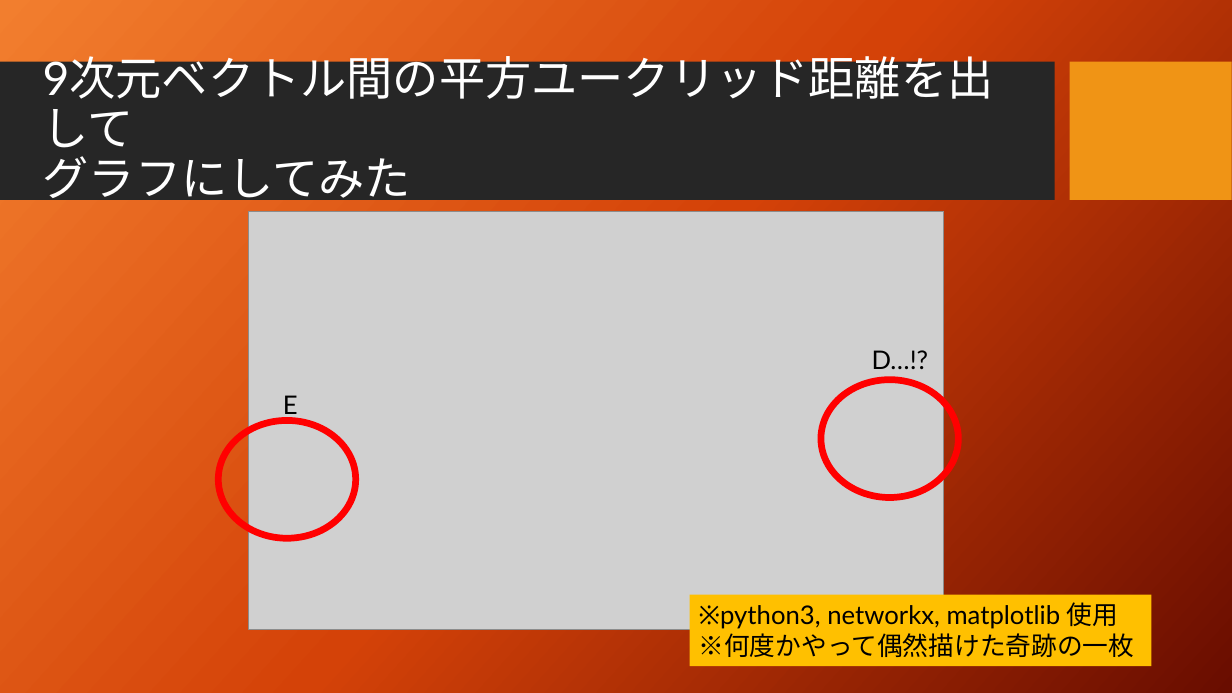
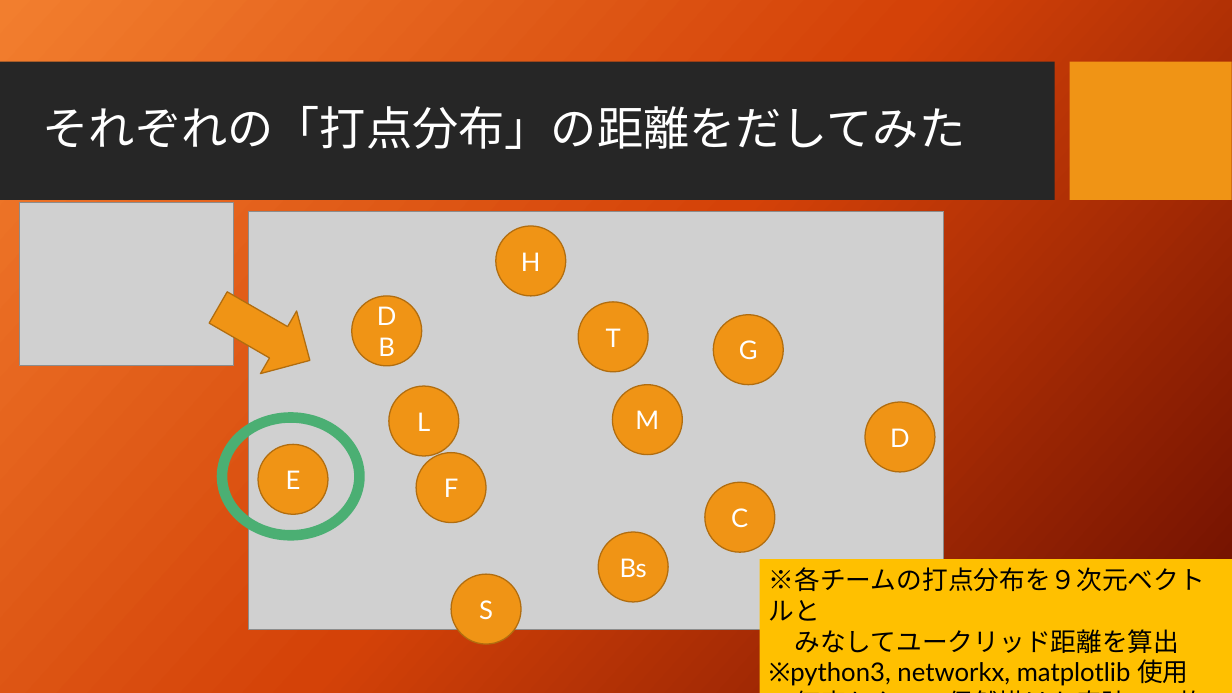
Before and after one commit to taichiw/baseball201712, a slide deck: slide 15 of 2番ペゲーロとは何だったのか.pptx (slide 12 before the commit). Drawn at 1232x693 pixels with LibreOffice and Linux fonts; fonts in the diff are those of the drawing; grey boxes stand for pictures; background and template pictures are left out. Boxes give left, top, right and bottom in pixels: in the first picture for what was removed or moved away, otherwise in the second. Text is boxed around its words. In the diff, an @@ line names an element or a change of style, - is before the commit and + after.

```diff
--- a/2番ペゲーロとは何だったのか.pptx
+++ b/2番ペゲーロとは何だったのか.pptx
@@ title at <box>43,106,966,149</box>: text changed @@
-9次元ベクトル間の平方ユークリッド距離を出して
-グラフにしてみた
+それぞれの「打点分布」の距離をだしてみた
@@ picture added at <box>19,202,234,366</box> @@
@@ ellipse added at <box>496,226,567,297</box>, fill #F09415, outline #B26D10 1 pt, 20 pt, text #FFFFFF @@
+H
@@ right arrow added at <box>201,276,329,391</box>, fill #F09415, outline #B26D10 1 pt @@
@@ ellipse added at <box>352,296,422,366</box>, fill #F09415, outline #B26D10 1 pt, 20 pt, text #FFFFFF @@
+DB
@@ ellipse added at <box>579,302,649,372</box>, fill #F09415, outline #B26D10 1 pt, 20 pt, text #FFFFFF @@
+T
@@ ellipse added at <box>714,315,784,385</box>, fill #F09415, outline #B26D10 1 pt, 20 pt, text #FFFFFF @@
+G
@@ ellipse added at <box>389,386,459,457</box>, fill #F09415, outline #B26D10 1 pt, 20 pt, text #FFFFFF @@
+L
@@ ellipse added at <box>613,384,683,455</box>, fill #F09415, outline #B26D10 1 pt, 20 pt, text #FFFFFF @@
+M
@@ ellipse removed at <box>822,380,959,497</box> @@
@@ ellipse: place and size @@
-ellipse at <box>218,421,356,538</box>
+ellipse at <box>222,418,360,535</box>
@@ ellipse at <box>222,418,360,535</box>: outline #FF0000 5.25 pt to #4BAF73 8.25 pt @@
@@ ellipse "D": place and size @@
-ellipse "D" at <box>872,350,929,369</box>
+ellipse "D" at <box>865,402,935,472</box>
@@ ellipse "D" at <box>865,402,935,472</box>: vertical alignment top to middle; fill none to #F09415; outline none to #B26D10 1 pt @@
@@ ellipse "E": place and size @@
-ellipse "E" at <box>283,395,298,419</box>
+ellipse "E" at <box>258,445,328,515</box>
@@ ellipse "E" at <box>258,445,328,515</box>: text colour #000000 to #FFFFFF; alignment left to centre; vertical alignment top to middle; fill none to #F09415; outline none to #B26D10 1 pt @@
@@ text in ellipse at <box>890,428,910,447</box>: text changed; text colour #000000 to #FFFFFF @@
-D…!?
+D
@@ ellipse added at <box>416,453,486,523</box>, fill #F09415, outline #B26D10 1 pt, 20 pt, text #FFFFFF @@
+F
@@ ellipse added at <box>705,482,775,553</box>, fill #F09415, outline #B26D10 1 pt, 20 pt, text #FFFFFF @@
+C
@@ ellipse added at <box>598,532,668,603</box>, fill #F09415, outline #B26D10 1 pt, 20 pt, text #FFFFFF @@
+Bs
@@ rectangle "※各チームの打点分布を９次元ベクトルと みなしてユークリッド距離を算出": place and size @@
-rectangle "※各チームの打点分布を９次元ベクトルと みなしてユークリッド距離を算出" at <box>689,594,1152,665</box>
+rectangle "※各チームの打点分布を９次元ベクトルと みなしてユークリッド距離を算出" at <box>760,559,1232,693</box>
@@ text in rectangle at <box>769,567,1205,653</box>: paragraph added @@
+※各チームの打点分布を９次元ベクトルと
+みなしてユークリッド距離を算出
@@ ellipse added at <box>451,574,521,644</box>, fill #F09415, outline #B26D10 1 pt, 20 pt, text #FFFFFF @@
+S
```
Also in this commit, not shown: 7 other slides changed, 6 slides added, 1 other file.
